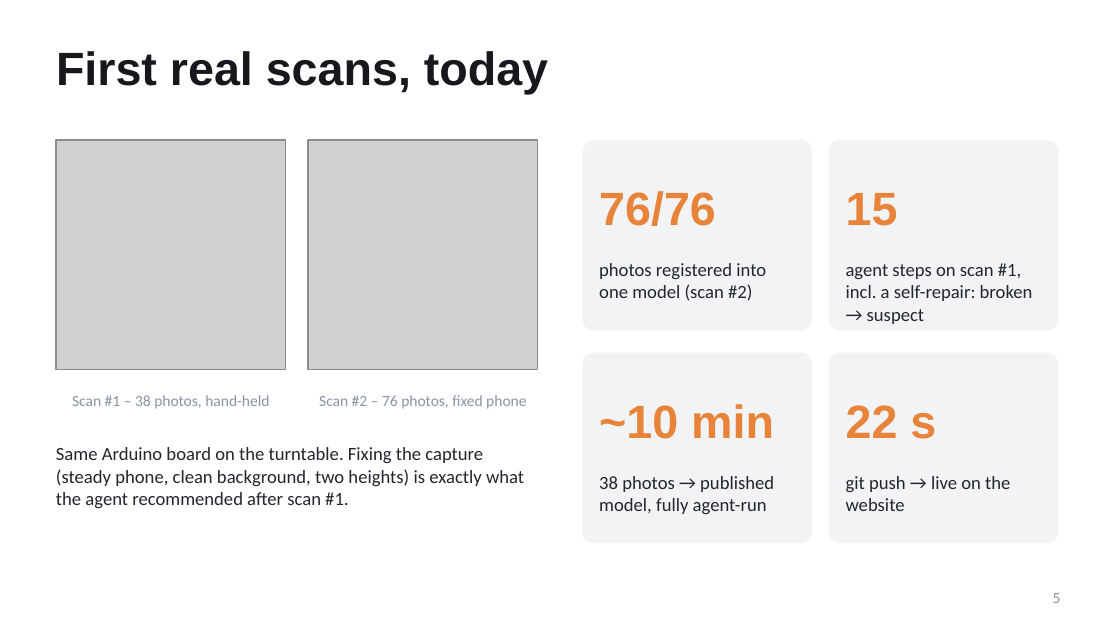
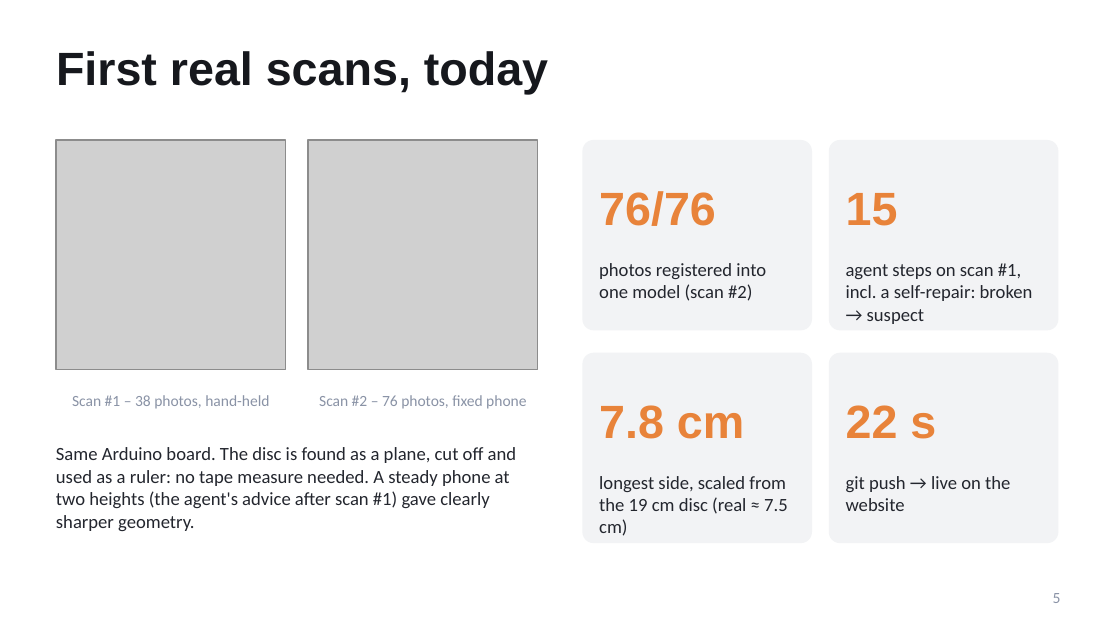
Before and after one commit to molnaristud-arch/r3Dy, a slide deck: slide 5 of presentation/r3Dy-pitch.pptx. Drawn at 1120x630 pixels with LibreOffice and Linux fonts; fonts in the diff are those of the drawing; grey boxes stand for pictures. Boxes give left, top, right and bottom in pixels: in the first picture for what was removed or moved away, otherwise in the second. Text is boxed around its words. In the diff, an @@ line names an element or a change of style, - is before the commit and + after.

```diff
--- a/presentation/r3Dy-pitch.pptx
+++ b/presentation/r3Dy-pitch.pptx
@@ text at <box>599,405,744,439</box>: text changed @@
-~10 min
+7.8 cm
@@ text at <box>56,447,517,531</box>: text changed @@
-Same Arduino board on the turntable. Fixing the capture (steady phone, clean background, two heights) is exactly what the agent recommended after scan #1.
+Same Arduino board. The disc is found as a plane, cut off and used as a ruler: no tape measure needed. A steady phone at two heights (the agent's advice after scan #1) gave clearly sharper geometry.
@@ text at <box>599,476,788,536</box>: text changed @@
-38 photos → published model, fully agent-run
+longest side, scaled from the 19 cm disc (real ≈ 7.5 cm)
```
Also in this commit, not shown: 2 other slides changed, 26 other files.
